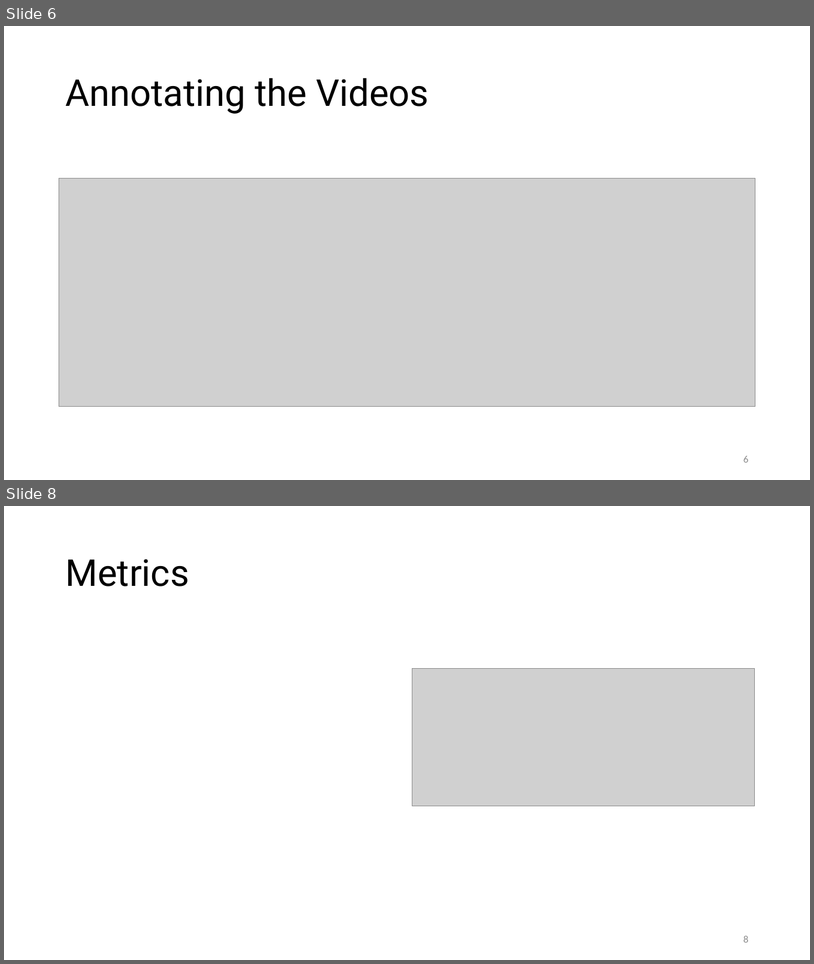
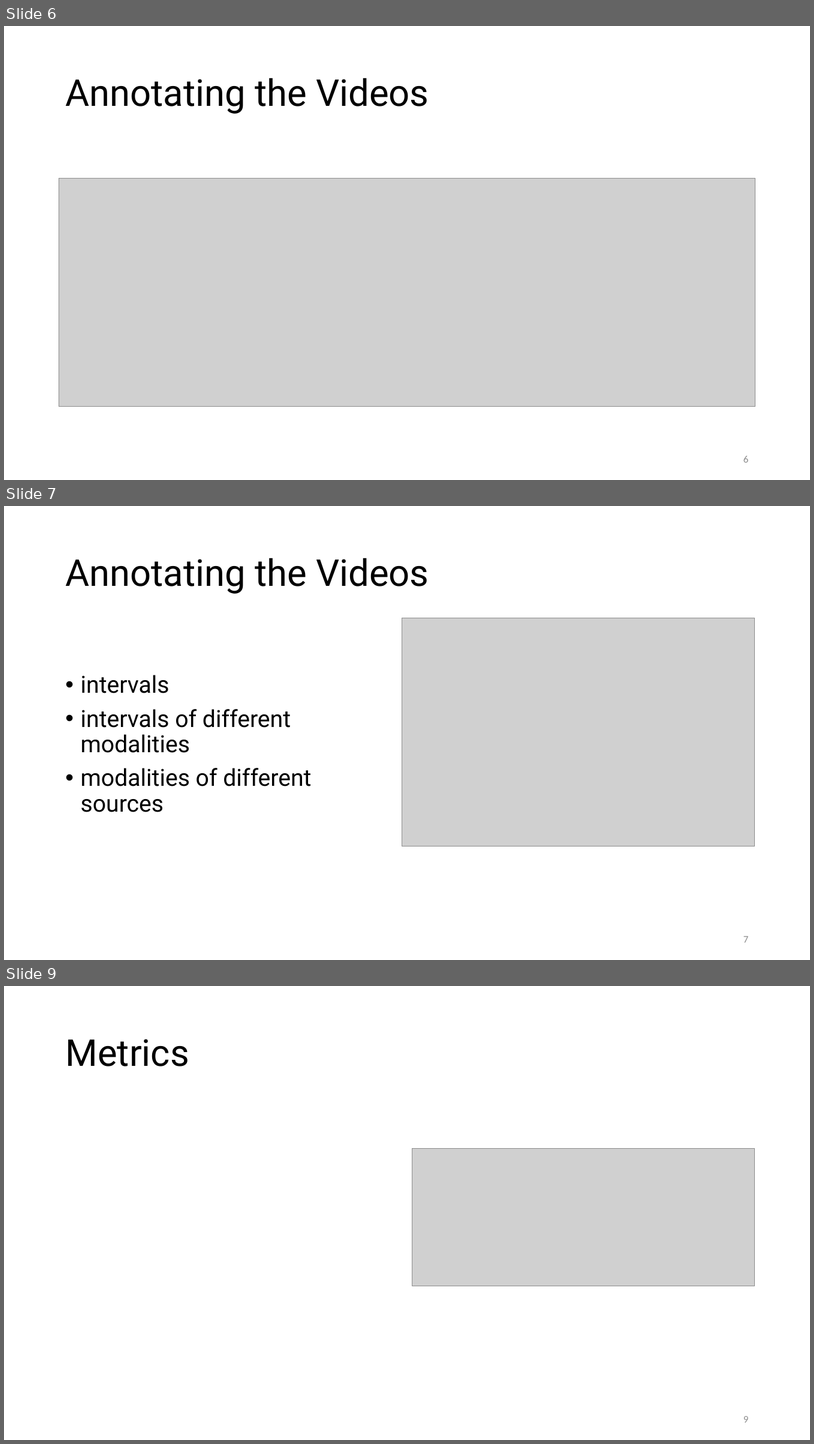
Before and after one commit to prestoaghitato/BA_thesis, a slide deck: tex/beamer_dummy.pptx. Shown one above the other, each under a label of ours: slides 6 and 8 before the commit, slides 6, 7 and 9 after it; the slides between them are not shown. The pictures are 814x964 and 814x1444 pixels, drawn with LibreOffice and Linux fonts; fonts in the diff are those of the drawing; grey boxes stand for pictures. Boxes give left, top, right and bottom in pixels: in the first picture for what was removed or moved away, otherwise in the second. Text is boxed around its words. In the diff, an @@ line names an element or a change of style, - is before the commit and + after.

```diff
--- a/tex/beamer_dummy.pptx
+++ b/tex/beamer_dummy.pptx
@@ slide 7 added at [4,506,810,960], background #FFFFFF @@
@@ title added at [65,558,429,594], 44 pt, text #000000 @@
+Annotating the Videos
@@ picture added at [402,618,755,846] @@
@@ text added at [81,675,311,812], 28 pt, text #000000 @@
+• intervals
+• intervals of different modalities
+• modalities of different sources
@@ page number added at [744,936,749,942], 12 pt, text #8C8C8C @@
+7
@@ what was slide 8 is now slide 9 @@
@@ page number at [744,1416,749,1422]: text changed @@
-8
+9
```
Also in this commit, not shown: 3 slides changed, 3 other slides added, 2 slides removed, 17 other files.
